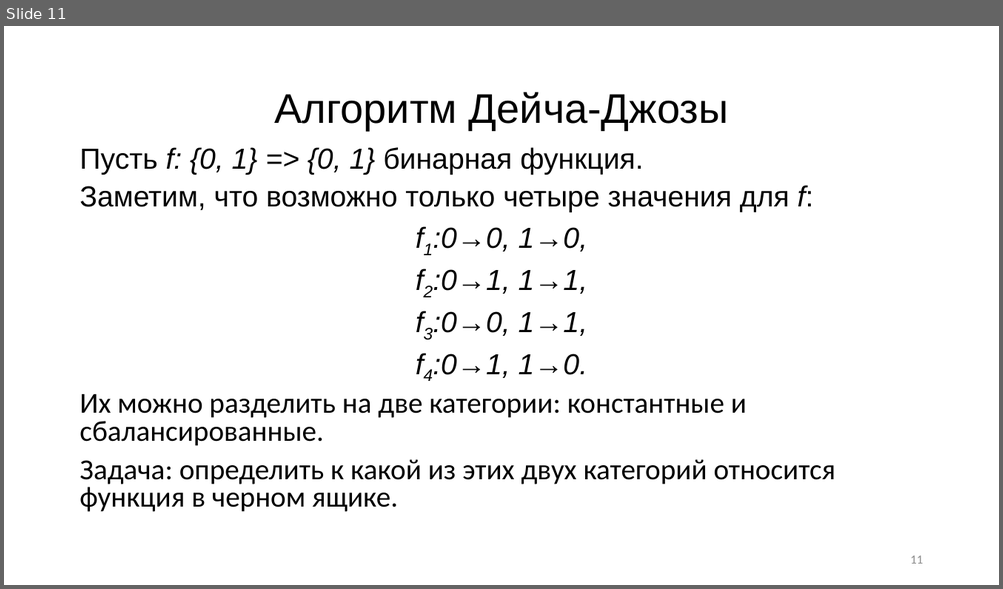
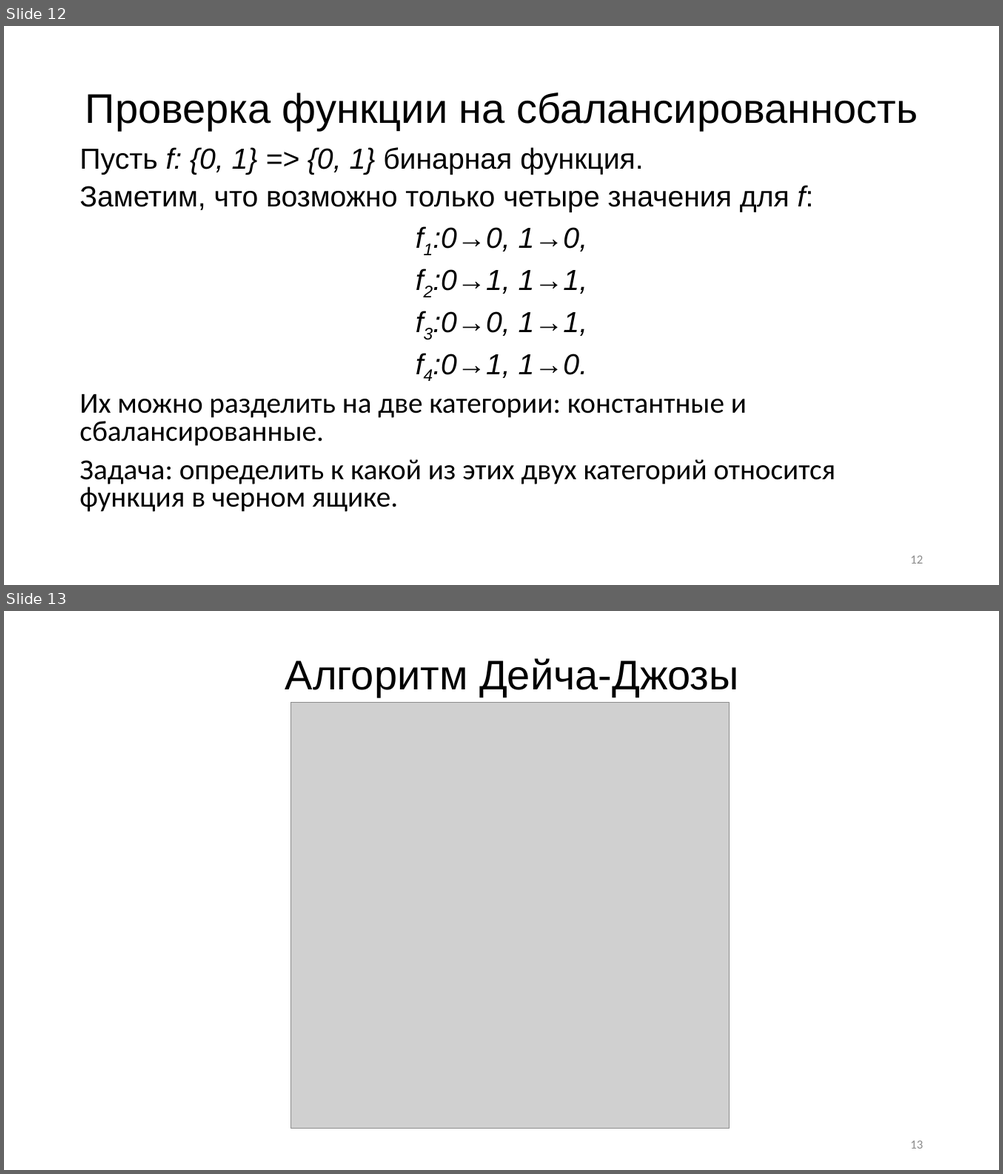
Before and after one commit to R0manych/Diploma2019, a slide deck: Черниговских 2к 14гр.pptx. Shown one above the other, each under a label of ours: slide 11 before the commit, slides 12 and 13 after it. The pictures are 1003x589 and 1003x1174 pixels, drawn with LibreOffice and Linux fonts; fonts in the diff are those of the drawing; grey boxes stand for pictures. Boxes give left, top, right and bottom in pixels: in the first picture for what was removed or moved away, otherwise in the second. Text is boxed around its words. In the diff, an @@ line names an element or a change of style, - is before the commit and + after.

```diff
--- a/Черниговских 2к 14гр.pptx
+++ b/Черниговских 2к 14гр.pptx
@@ slide 13 added at <box>4,611,999,1170</box>, background #DEDEDE @@
@@ text added at <box>285,658,739,697</box>, 40 pt, text #2C2C2C @@
+Алгоритм Дейча-Джозы
@@ picture added at <box>291,703,729,1129</box> @@
@@ page number added at <box>910,1141,922,1149</box>, 12 pt, text #8F8F8F @@
+13
@@ what was slide 11 is now slide 12 @@
@@ slide 12 changed as well @@
@@ background #FFFFFF to #DEDEDE @@
@@ title at <box>85,93,917,130</box>: text changed; text colour #000000 to #2C2C2C @@
-Алгоритм Дейча-Джозы
+Проверка функции на сбалансированность
@@ page number at <box>910,556,922,564</box>: text changed; text colour #8C8C8C to #8F8F8F @@
-11
+12
```
Also in this commit, not shown: 18 other slides changed, 1 other slide added.
